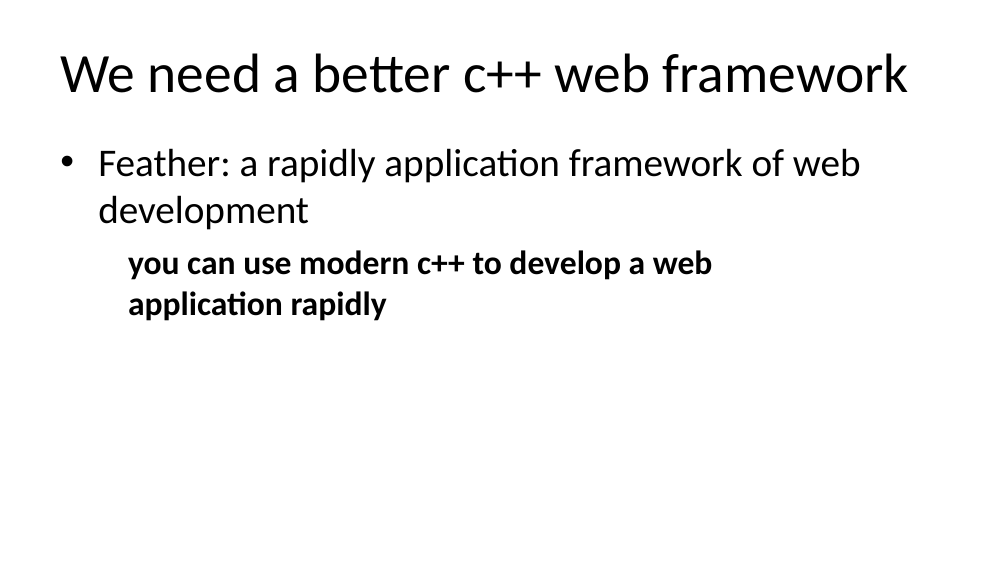
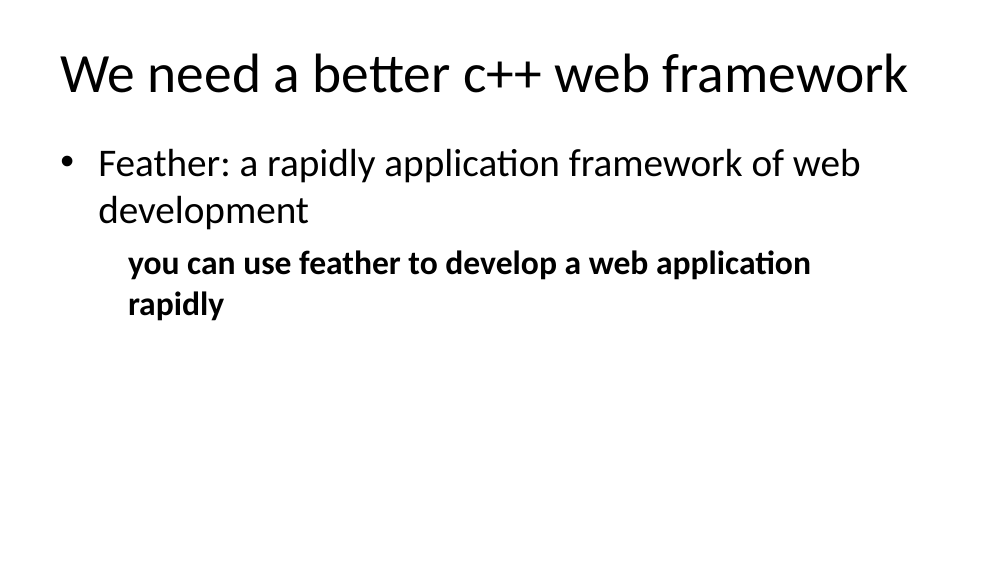
Before and after one commit to qicosmos/cppcon2018, a slide deck: slide 12 of cppcon2018.pptx (slide 14 before the commit). Drawn at 1008x567 pixels with LibreOffice and Linux fonts; fonts in the diff are those of the drawing. Boxes give left, top, right and bottom in pixels: in the first picture for what was removed or moved away, otherwise in the second. Text is boxed around its words. In the diff, an @@ line names an element or a change of style, - is before the commit and + after.

Commit message:
update

```diff
--- a/cppcon2018.pptx
+++ b/cppcon2018.pptx
@@ text at [128, 250, 811, 321]: text changed @@
-you can use modern c++ to develop a web application rapidly
+you can use feather to develop a web application rapidly
```
Also in this commit, not shown: 6 other slides changed, 2 slides removed.
